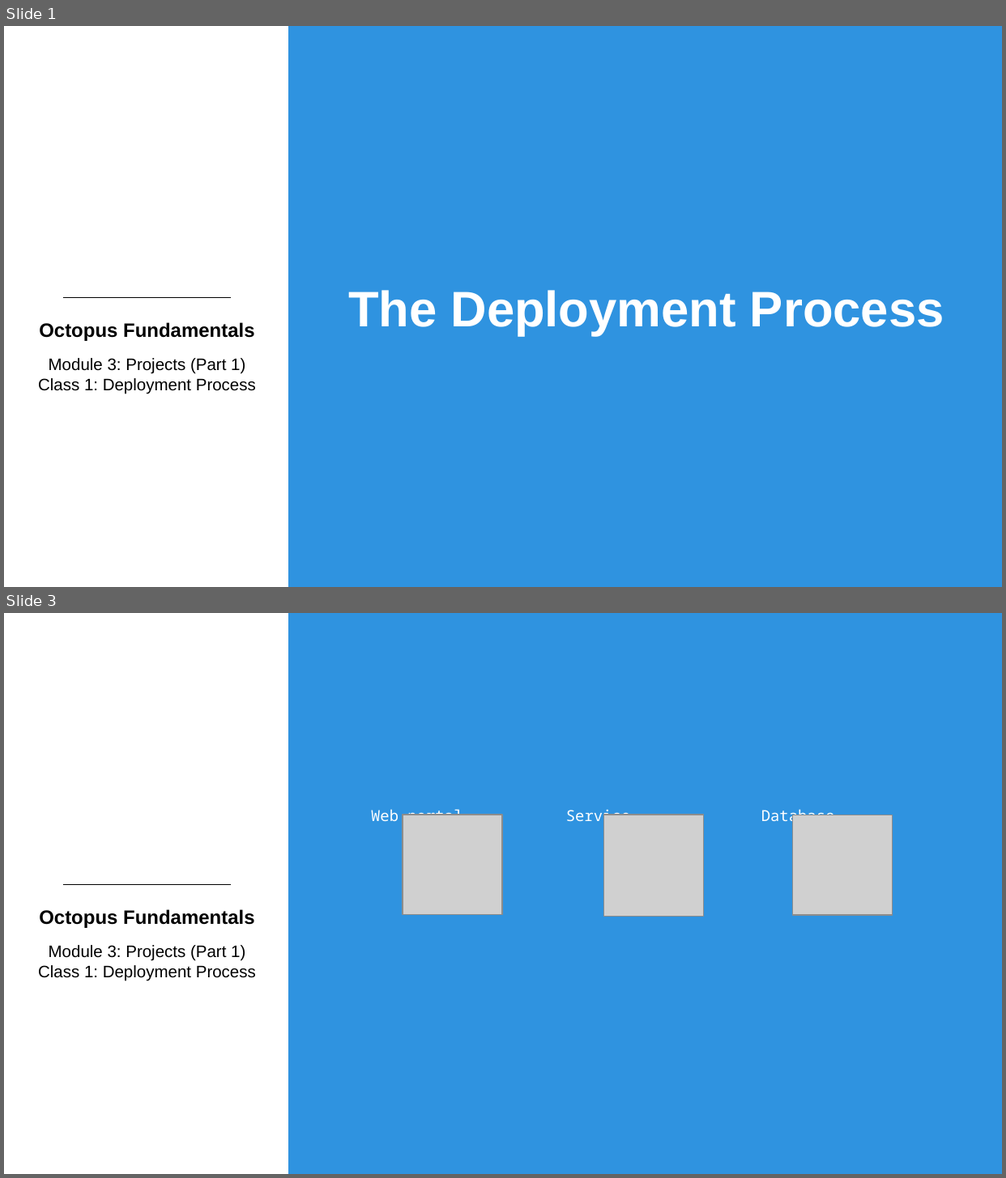
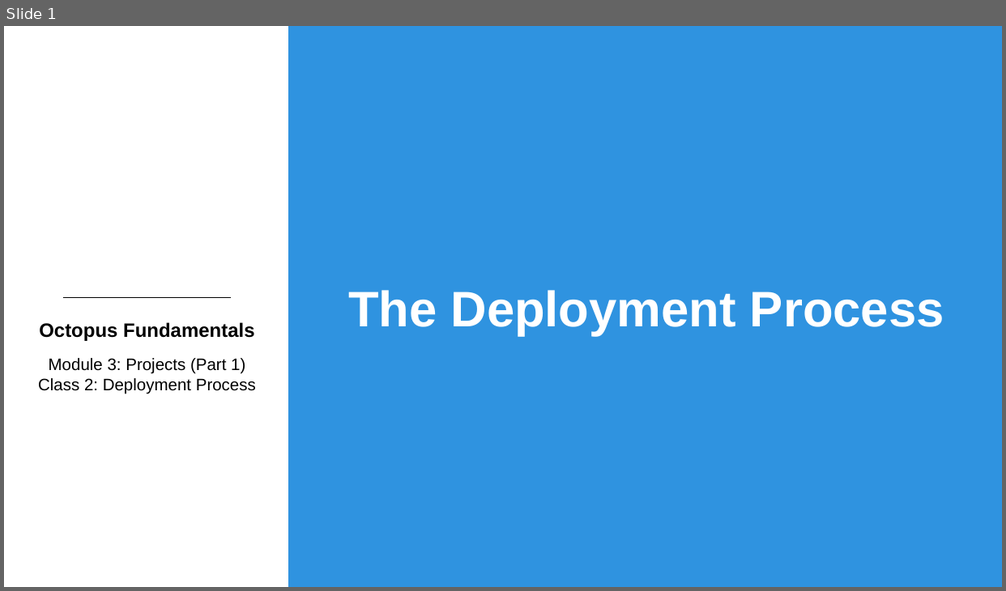
Before and after one commit to OctopusDeployCommunity/Octopus-Fundamentals-Course, a slide deck: OctopusDeployFundamentals/Module3-DeploymentProjects/Slides/Module3Class2-DeploymentProcess.pptx. Shown one above the other, each under a label of ours: slides 1 and 3 before the commit, slide 1 after it; the slides between them are not shown. The pictures are 1006x1178 and 1006x591 pixels, drawn with LibreOffice and Linux fonts; fonts in the diff are those of the drawing; grey boxes stand for pictures; background and template pictures are left out. Boxes give left, top, right and bottom in pixels: in the first picture for what was removed or moved away, otherwise in the second. Text is boxed around its words. In the diff, an @@ line names an element or a change of style, - is before the commit and + after.

Commit message:
Adding slides for mod 3 classes 2-4

```diff
--- a/OctopusDeployFundamentals/Module3-DeploymentProjects/Slides/Module3Class2-DeploymentProcess.pptx
+++ b/OctopusDeployFundamentals/Module3-DeploymentProjects/Slides/Module3Class2-DeploymentProcess.pptx
@@ slide 3 removed at [4,613,1002,1174], background #FFFFFF; not listed: 3 template elements that a slide beside it also shows @@
@@ text removed at [371,807,462,821] @@
-Web portal
@@ picture removed at [403,815,502,914] @@
@@ text removed at [566,809,630,826] @@
-Service
@@ picture removed at [603,815,704,917] @@
@@ text removed at [761,809,834,826] @@
-Database
@@ picture removed at [792,815,892,915] @@
@@ slide 1 changed as well @@
@@ text at [38,378,256,395]: text changed @@
-Class 1: Deployment Process
+Class 2: Deployment Process
```
Also in this commit, not shown: 1 other slide changed, 2 slides added, 5 other slides removed, 4 other files.
